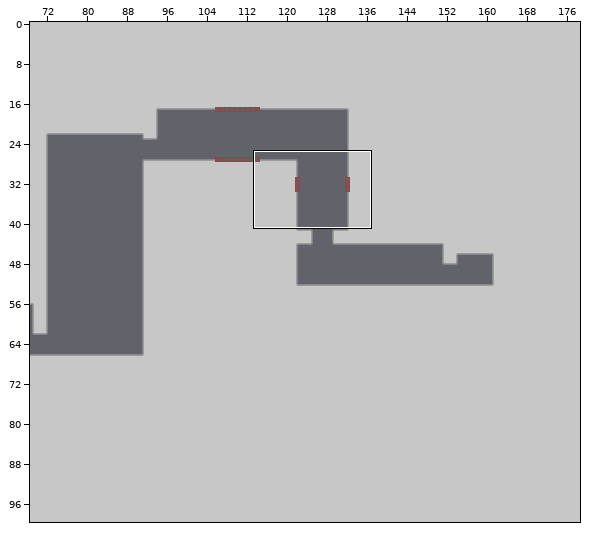
An edit to a level. Tiled map, Assets/Levels/level_1_0.tmx. The first picture is a wide view before the edit; the outline marks the close-up.
Close-up. Earlier state:
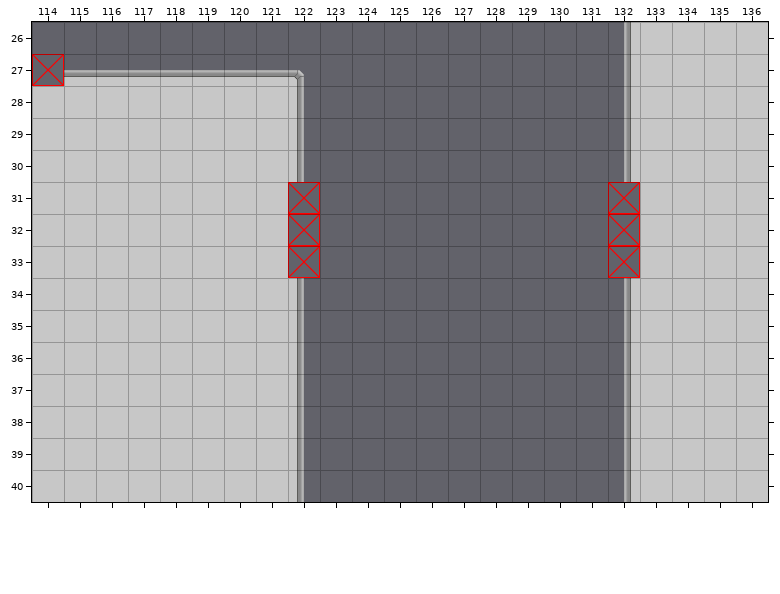
Cells are 96x96 px. Shown: x 114..136, y 26..40. The commit also changed other parts of the map, which this record leaves out.
And afterwards:
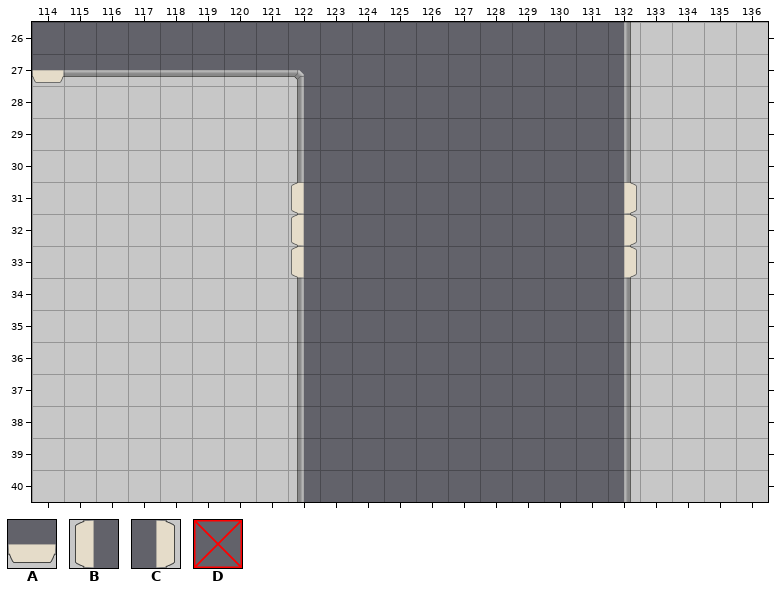
Key: from "spacestation_trap": A 16, B 17, C 19; from "spacestation_wall": D 13.
_ is an empty cell.
Changes in this commit:
Layer "Tile Layer 1":
Tile D gives way to tile A in row 27 at x 114.
Tile D gives way to tile B in rows 31 to 33 at x 122.
Tile D gives way to tile C in rows 31 to 33 at x 132.
